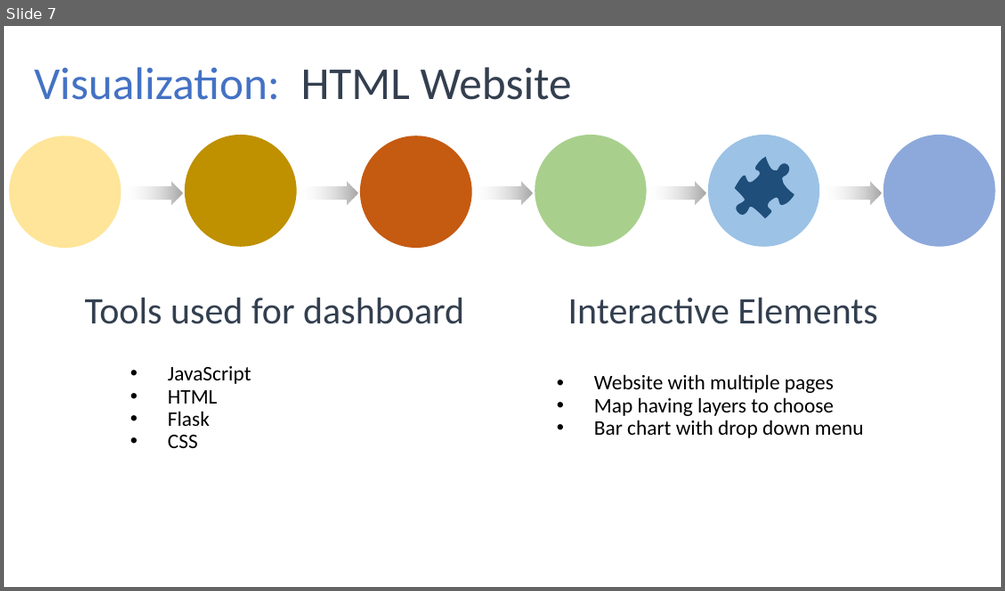
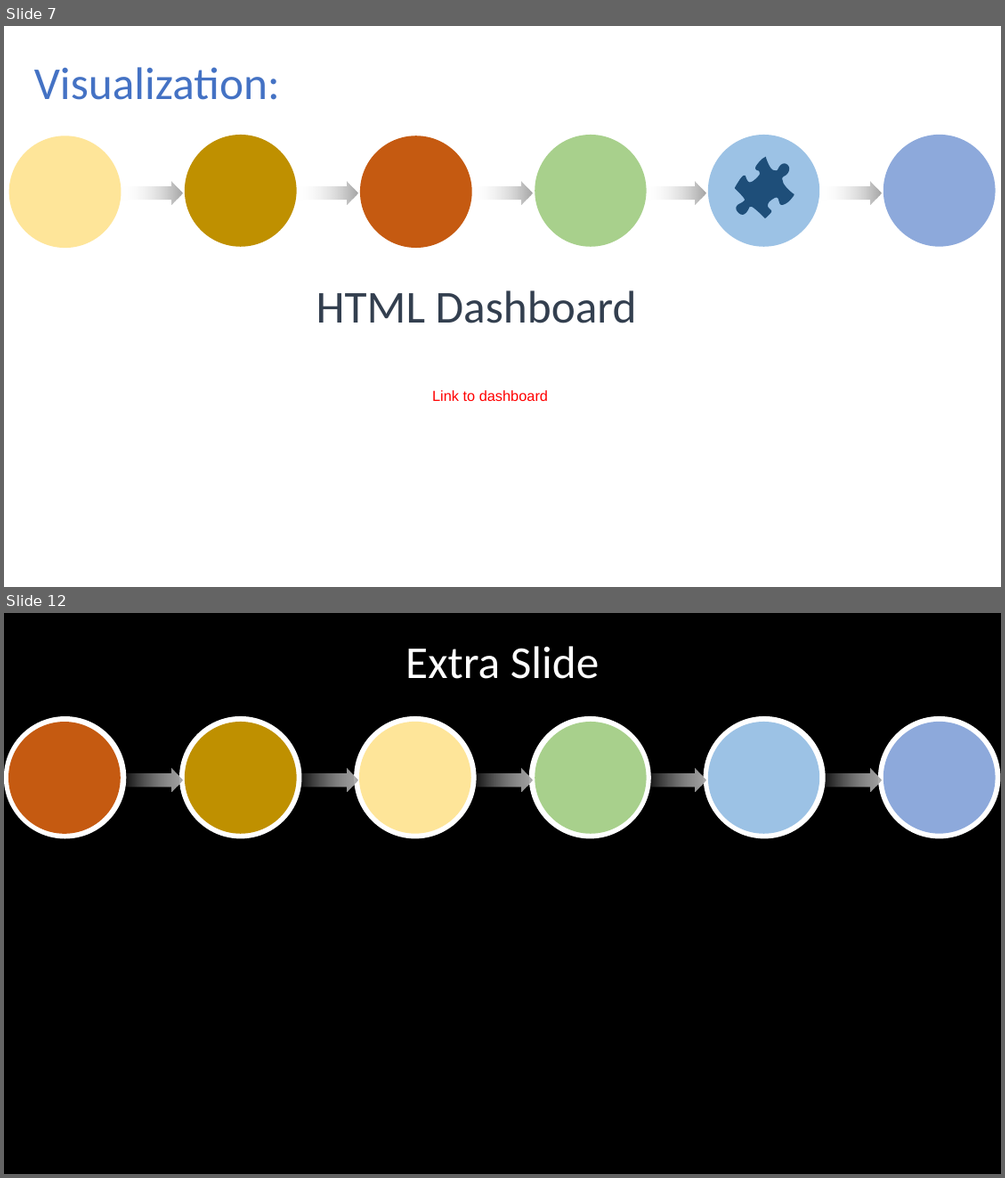
Before and after one commit to JaxWil24/Hearing_Aid_Accessibility, a slide deck: Presentation/FP_Powerpoint.pptx. Shown one above the other, each under a label of ours: slide 7 before the commit, slides 7 and 12 after it; the slides between them are not shown. The pictures are 1005x591 and 1005x1178 pixels, drawn with LibreOffice and Linux fonts; fonts in the diff are those of the drawing. Boxes give left, top, right and bottom in pixels: in the first picture for what was removed or moved away, otherwise in the second. Text is boxed around its words. In the diff, an @@ line names an element or a change of style, - is before the commit and + after.

```diff
--- a/Presentation/FP_Powerpoint.pptx
+++ b/Presentation/FP_Powerpoint.pptx
@@ slide 12 added at [4,613,1001,1174], background #000000; not listed: 15 template elements that a slide beside it also shows @@
@@ title added at [405,646,599,679], 44 pt, text #FFFFFF @@
+Extra Slide
@@ ellipse added at [8,722,121,834], fill #C55A11 @@
@@ ellipse added at [359,722,471,834], fill #FEE599 @@
@@ slide 7 changed as well @@
@@ text at [316,290,637,323]: text changed @@
-HTML Website
+HTML Dashboard
@@ text removed at [85,297,464,324] @@
-Tools used for dashboard
@@ text removed at [568,297,878,324] @@
-Interactive Elements
@@ text removed at [168,366,251,448] @@
-• JavaScript
-• HTML
-• Flask
-• CSS
@@ text added at [432,390,548,401], 14 pt, text #FF0000 @@
+Link to dashboard
@@ text removed at [594,374,864,438] @@
-• Website with multiple pages
-• Map having layers to choose
-• Bar chart with drop down menu
```
Also in this commit, not shown: 7 other slides changed, 2 other slides added, 2 slides removed.
